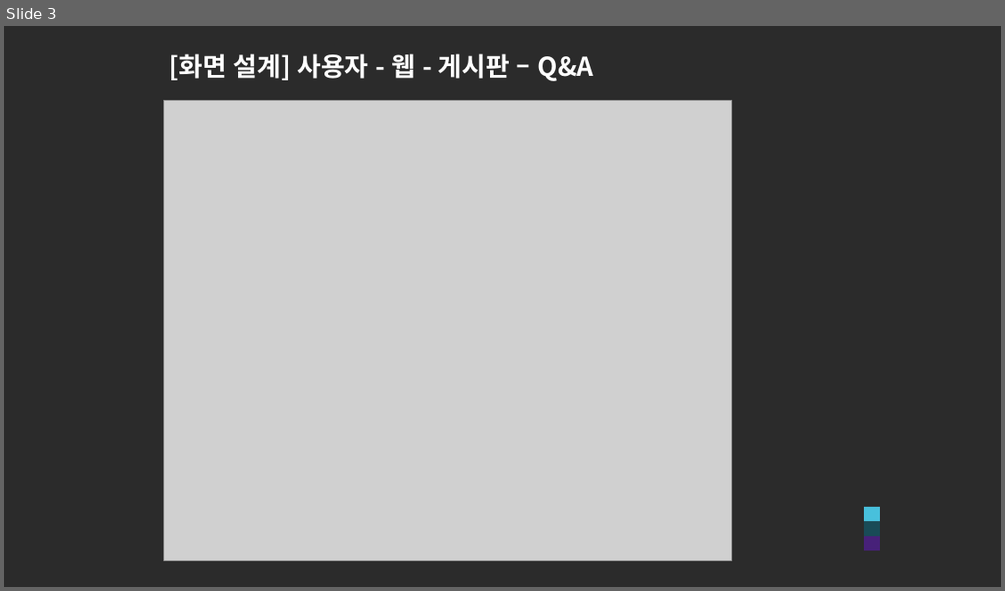
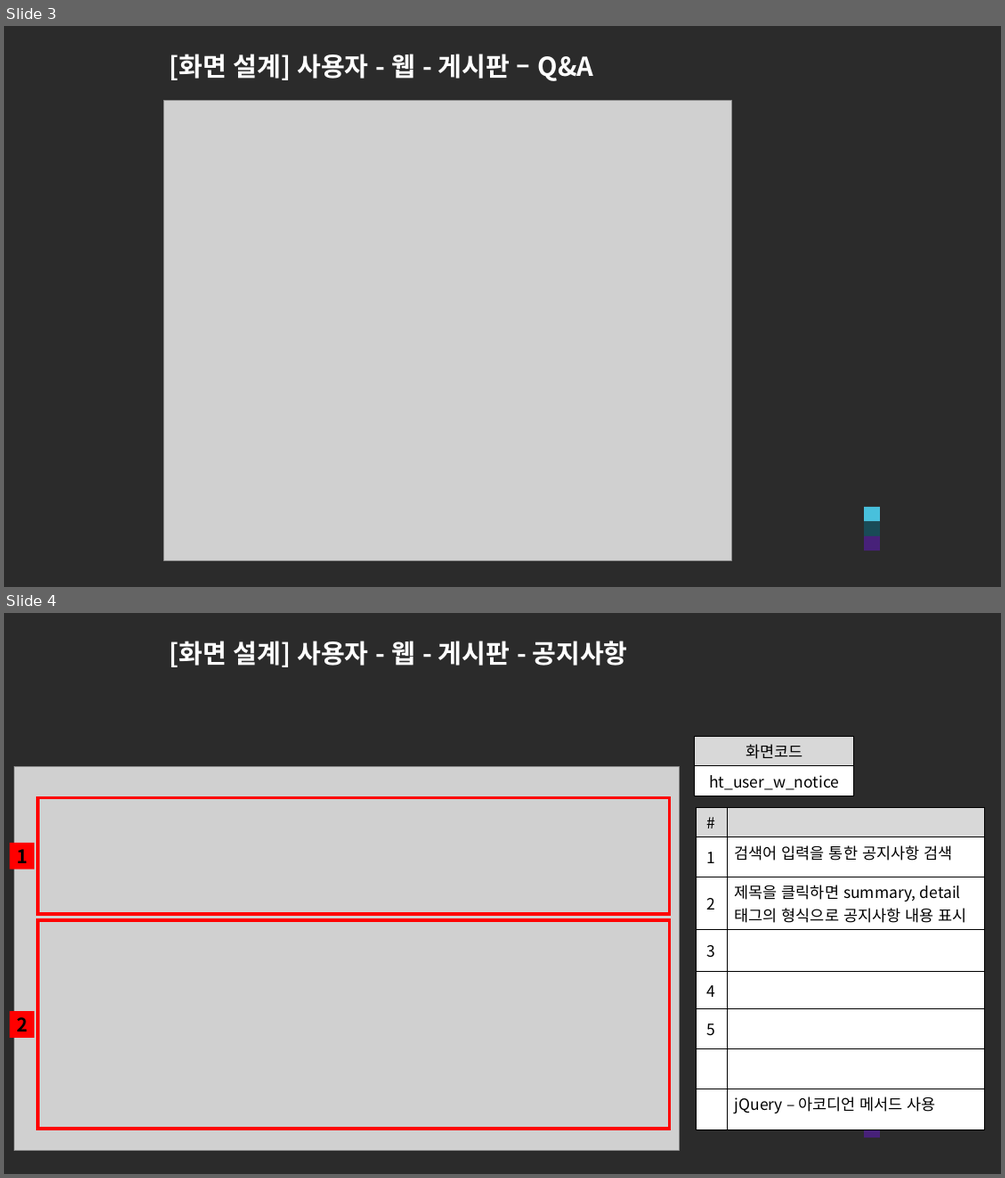
Before and after one commit to ezenteam2/e-Zone, a slide deck: 0 발표용 파워포인트/0424 4차발표/0424 project05 - 파워포인트 - 현태.pptx. Shown one above the other, each under a label of ours: slide 3 before the commit, slides 3 and 4 after it. The pictures are 1005x591 and 1005x1178 pixels, drawn with LibreOffice and Linux fonts; fonts in the diff are those of the drawing; grey boxes stand for pictures; background and template pictures are left out; a plain dark background stands for a picture behind light text. Boxes give left, top, right and bottom in pixels: in the first picture for what was removed or moved away, otherwise in the second. Text is boxed around its words. In the diff, an @@ line names an element or a change of style, - is before the commit and + after.

```diff
--- a/0 발표용 파워포인트/0424 4차발표/0424 project05 - 파워포인트 - 현태.pptx
+++ b/0 발표용 파워포인트/0424 4차발표/0424 project05 - 파워포인트 - 현태.pptx
@@ slide 4 added at <box>4,613,1001,1174</box>, background picture (left out) @@
@@ title added at <box>169,641,627,667</box>, 25 pt, text #FFFFFF, bold @@
+[화면 설계] 사용자 - 웹 - 게시판 - 공지사항
@@ table added at <box>695,736,854,794</box>, 2 rows, 1 columns @@
+화면코드
+ht_user_w_notice
@@ picture added at <box>15,767,680,1151</box> @@
@@ rectangle added at <box>38,798,669,915</box>, outline #FF0000 3 pt @@
@@ table added at <box>696,807,985,1138</box>, 8 rows, 2 columns @@
+# | 
+1 | 검색어 입력을 통한 공지사항 검색
+2 | 제목을 클릭하면 summary, detail 태그의 형식으로 공지사항 내용 표시
+3 | 
+4 | 
+5 | 
+ | 
+ | jQuery – 아코디언 메서드 사용
@@ rectangle added at <box>10,843,34,868</box>, fill #FF0000, 18 pt, text #000000, bold @@
+1
@@ rectangle added at <box>38,920,669,1129</box>, outline #FF0000 3 pt @@
@@ rectangle added at <box>10,1011,34,1037</box>, fill #FF0000, 18 pt, text #000000, bold @@
+2
@@ rectangle added at <box>864,1094,880,1109</box>, fill #48C0DC @@
@@ rectangle added at <box>864,1108,880,1123</box>, fill #194B57 @@
@@ rectangle added at <box>864,1123,880,1138</box>, fill #472179 @@
```
Also in this commit, not shown: 12 other slides added, 1 other file.
